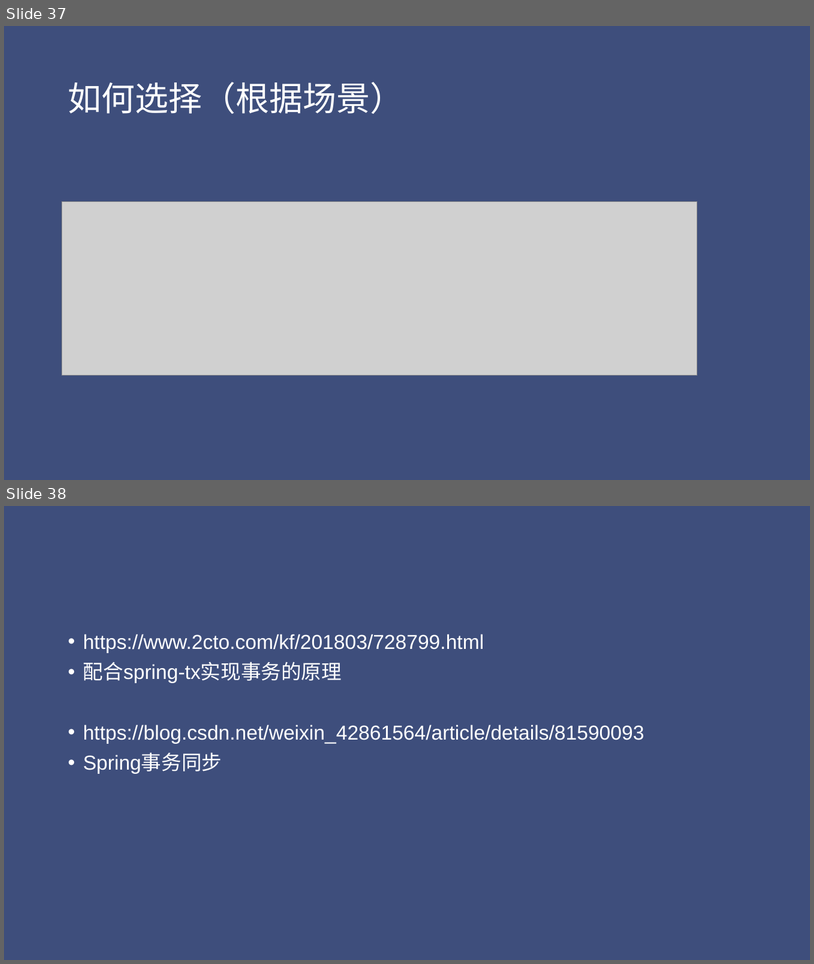
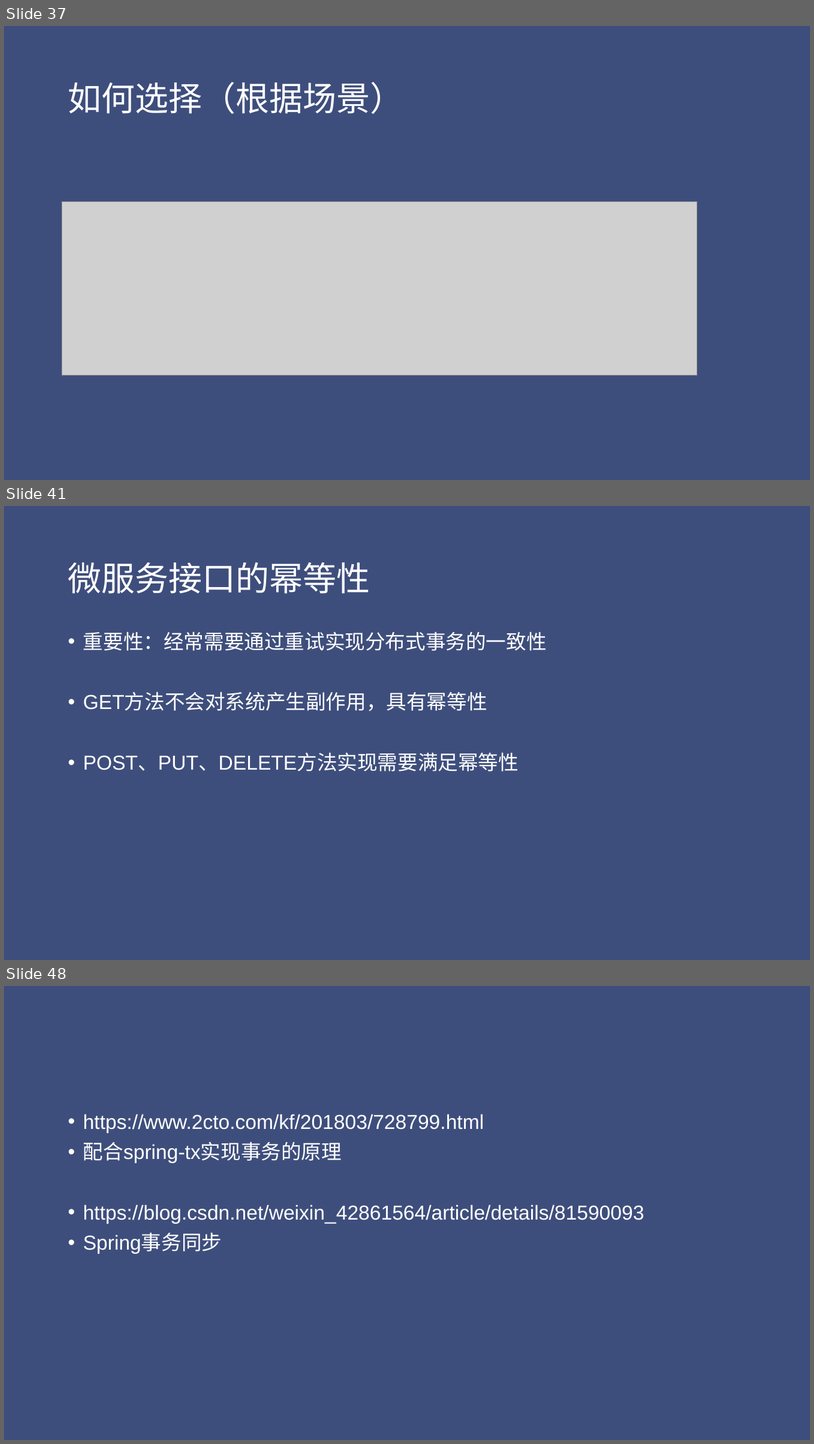
Before and after one commit to jungle0127/springcloudstudy, a slide deck: docs/distributedsystemtransaction.pptx. Shown one above the other, each under a label of ours: slides 37 and 38 before the commit, slides 37, 41 and 48 after it; the slides between them are not shown. The pictures are 814x964 and 814x1444 pixels, drawn with LibreOffice and Linux fonts; fonts in the diff are those of the drawing; grey boxes stand for pictures. Boxes give left, top, right and bottom in pixels: in the first picture for what was removed or moved away, otherwise in the second. Text is boxed around its words. In the diff, an @@ line names an element or a change of style, - is before the commit and + after.

```diff
--- a/docs/distributedsystemtransaction.pptx
+++ b/docs/distributedsystemtransaction.pptx
@@ slide 41 added at (x1=4, y1=506, x2=810, y2=960), background #3E4E7C @@
@@ title added at (x1=68, y1=562, x2=371, y2=594), 40 pt, text #FFFFFF @@
+微服务接口的幂等性
@@ text added at (x1=83, y1=631, x2=547, y2=771), 24 pt, text #FFFFFF @@
+• 重要性：经常需要通过重试实现分布式事务的一致性
+• GET方法不会对系统产生副作用，具有幂等性
+• POST、PUT、DELETE方法实现需要满足幂等性
@@ what was slide 38 is now slide 48 @@
```
Also in this commit, not shown: 9 other slides added.
